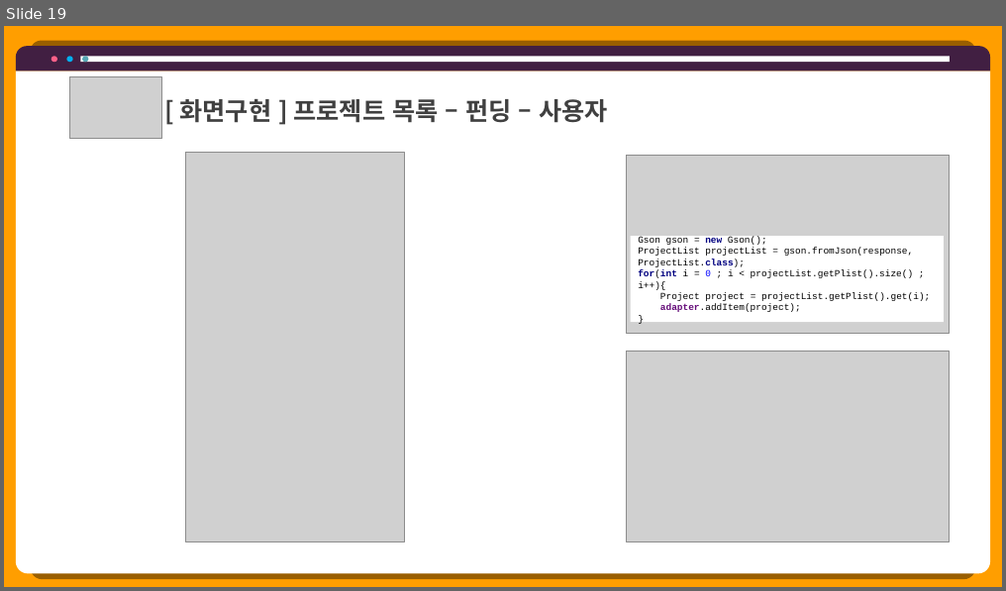
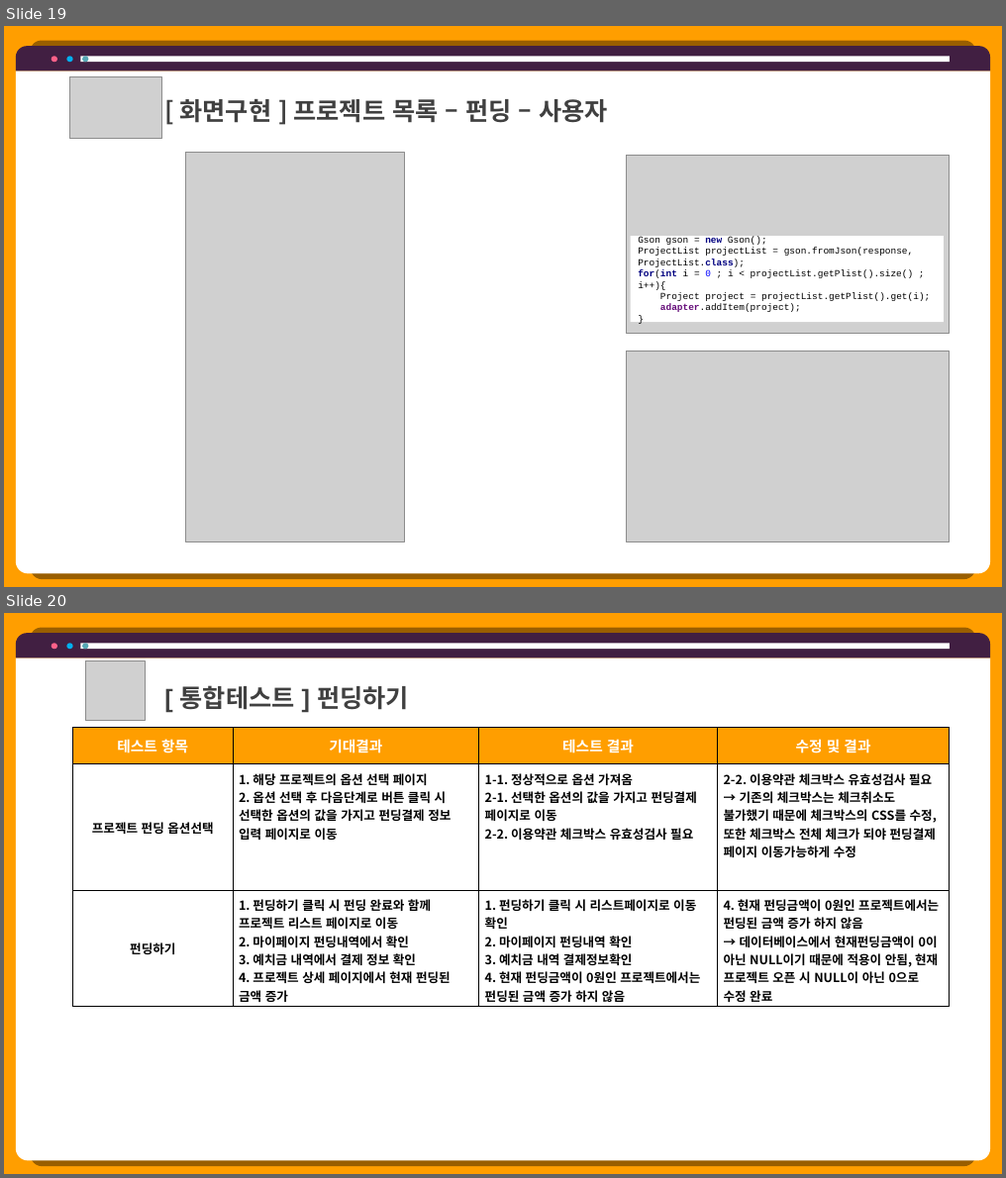
Before and after one commit to hhsw07/ezen-academy-projects, a slide deck: 0 발표용 파워포인트/0608 5차발표/0608 project06 - 파워포인트 - 민기.pptx. Shown one above the other, each under a label of ours: slide 19 before the commit, slides 19 and 20 after it. The pictures are 1006x591 and 1006x1178 pixels, drawn with LibreOffice and Linux fonts; fonts in the diff are those of the drawing; grey boxes stand for pictures. Boxes give left, top, right and bottom in pixels: in the first picture for what was removed or moved away, otherwise in the second. Text is boxed around its words. In the diff, an @@ line names an element or a change of style, - is before the commit and + after.

```diff
--- a/0 발표용 파워포인트/0608 5차발표/0608 project06 - 파워포인트 - 민기.pptx
+++ b/0 발표용 파워포인트/0608 5차발표/0608 project06 - 파워포인트 - 민기.pptx
@@ slide 20 added at box(4, 613, 1002, 1174), background #FF9E00 @@
@@ round same rect added at box(16, 633, 991, 658), fill #411F42 @@
@@ round same rect added at box(16, 658, 991, 1161), fill #FFFFFF @@
@@ ellipse added at box(52, 643, 57, 649), fill #FF6189 @@
@@ ellipse added at box(67, 643, 73, 649), fill #00B0F0 @@
@@ rectangle added at box(80, 643, 949, 649), fill #FFFFFF @@
@@ ellipse added at box(82, 643, 88, 649), fill #57A7B5 @@
@@ picture added at box(85, 661, 145, 720) @@
@@ text added at box(180, 685, 409, 710), 24 pt, text #404040, bold @@
+[ 통합테스트 ] 펀딩하기
@@ table added at box(73, 728, 950, 1007), 3 rows, 4 columns @@
+테스트 항목 | 기대결과 | 테스트 결과 | 수정 및 결과
+프로젝트 펀딩 옵션선택 | 1. 해당 프로젝트의 옵션 선택 페이지 / 2. 옵션 선택 후 다음단계로 버튼 클릭 시 선택한 옵션의 값을 가지고 펀딩결제 정보 입력 페이지로 이동 | 1-1. 정상적으로 옵션 가져옴 / 2-1. 선택한 옵션의 값을 가지고 펀딩결제 페이지로 이동 / 2-2. 이용약관 체크박스 유효성검사 필요 | 2-2. 이용약관 체크박스 유효성검사 필요 / → 기존의 체크박스는 체크취소도 불가했기 때문에 체크박스의 CSS를 수정, 또한 체크박스 전체 체크가 되야 펀딩결제 페이지 이동가능하게 수정
+펀딩하기 | 1. 펀딩하기 클릭 시 펀딩 완료와 함께 프로젝트 리스트 페이지로 이동 / 2. 마이페이지 펀딩내역에서 확인 / 3. 예치금 내역에서 결제 정보 확인 / 4. 프로젝트 상세 페이지에서 현재 펀딩된 금액 증가 | 1. 펀딩하기 클릭 시 리스트페이지로 이동 확인 / 2. 마이페이지 펀딩내역 확인 / 3. 예치금 내역 결제정보확인 / 4. 현재 펀딩금액이 0원인 프로젝트에서는 펀딩된 금액 증가 하지 않음 | 4. 현재 펀딩금액이 0원인 프로젝트에서는 펀딩된 금액 증가 하지 않음 / → 데이터베이스에서 현재펀딩금액이 0이 아닌 NULL이기 때문에 적용이 안됨, 현재 프로젝트 오픈 시 NULL이 아닌 0으로 수정 완료
```
